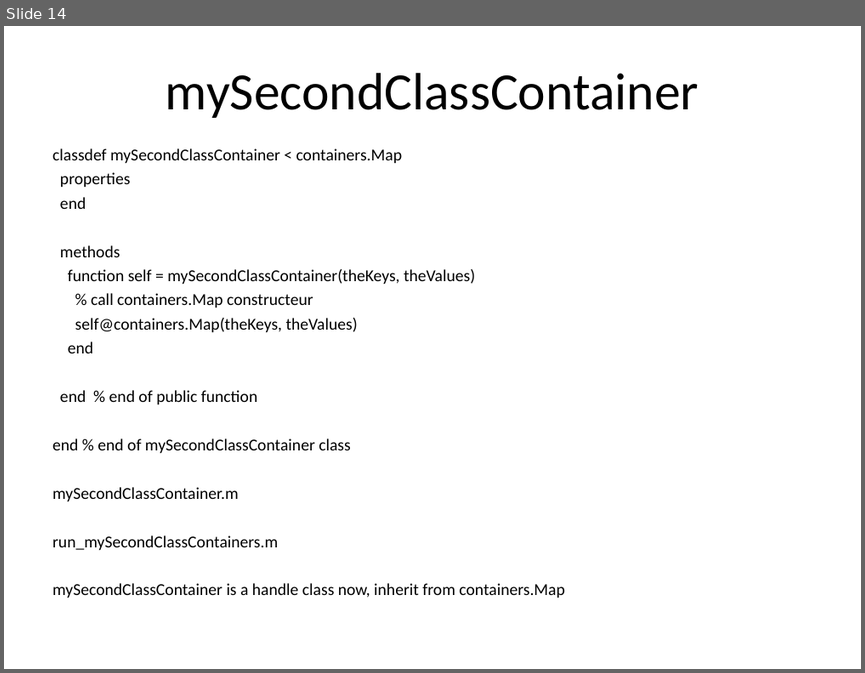
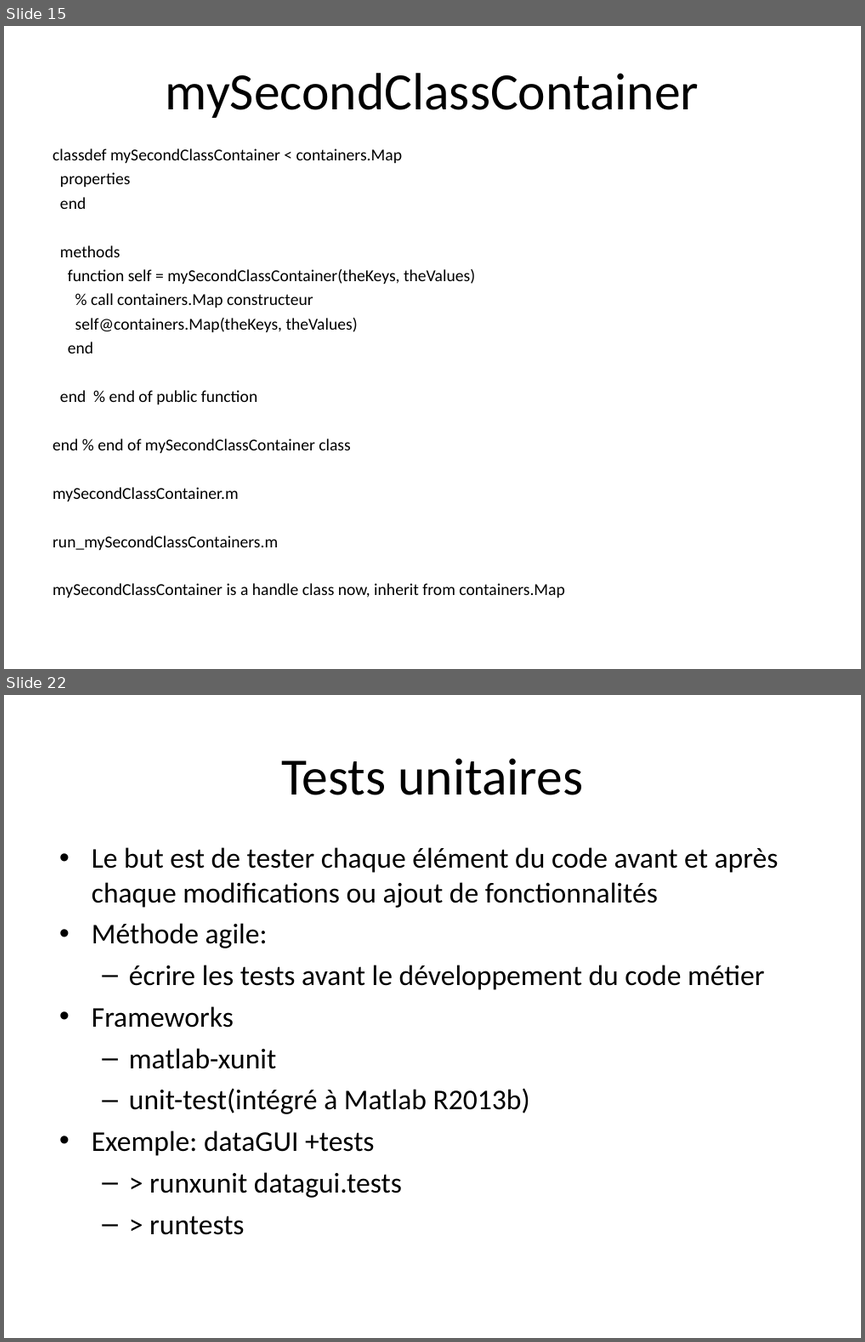
Before and after one commit to jgrelet/course-object-programing-with-Matlab, a slide deck: Introduction à la programmation objet avec Matlab.ppt. Shown one above the other, each under a label of ours: slide 14 before the commit, slides 15 and 22 after it; the slides between them are not shown. The pictures are 865x673 and 865x1342 pixels, drawn with LibreOffice and Linux fonts; fonts in the diff are those of the drawing. Boxes give left, top, right and bottom in pixels: in the first picture for what was removed or moved away, otherwise in the second. Text is boxed around its words. In the diff, an @@ line names an element or a change of style, - is before the commit and + after.

```diff
--- a/Introduction à la programmation objet avec Matlab.ppt
+++ b/Introduction à la programmation objet avec Matlab.ppt
@@ slide 22 added at (4,695,861,1338), background #FFFFFF @@
@@ title added at (281,758,583,795), 44 pt, text #000000 @@
+Tests unitaires
@@ text added at (92,847,778,1235), 24 pt, text #000000 @@
+• Le but est de tester chaque élément du code avant et après chaque modifications ou ajout de fonctionnalités
+• Méthode agile:
+  – écrire les tests avant le développement du code métier
+• Frameworks
+  – matlab-xunit
+  – unit-test(intégré à Matlab R2013b)
+• Exemple: dataGUI +tests
+  – > runxunit datagui.tests
+  – > runtests
@@ what was slide 14 is now slide 15 @@
```
Also in this commit, not shown: 5 slides changed, 11 other slides added, 10 slides removed, 8 other files.
